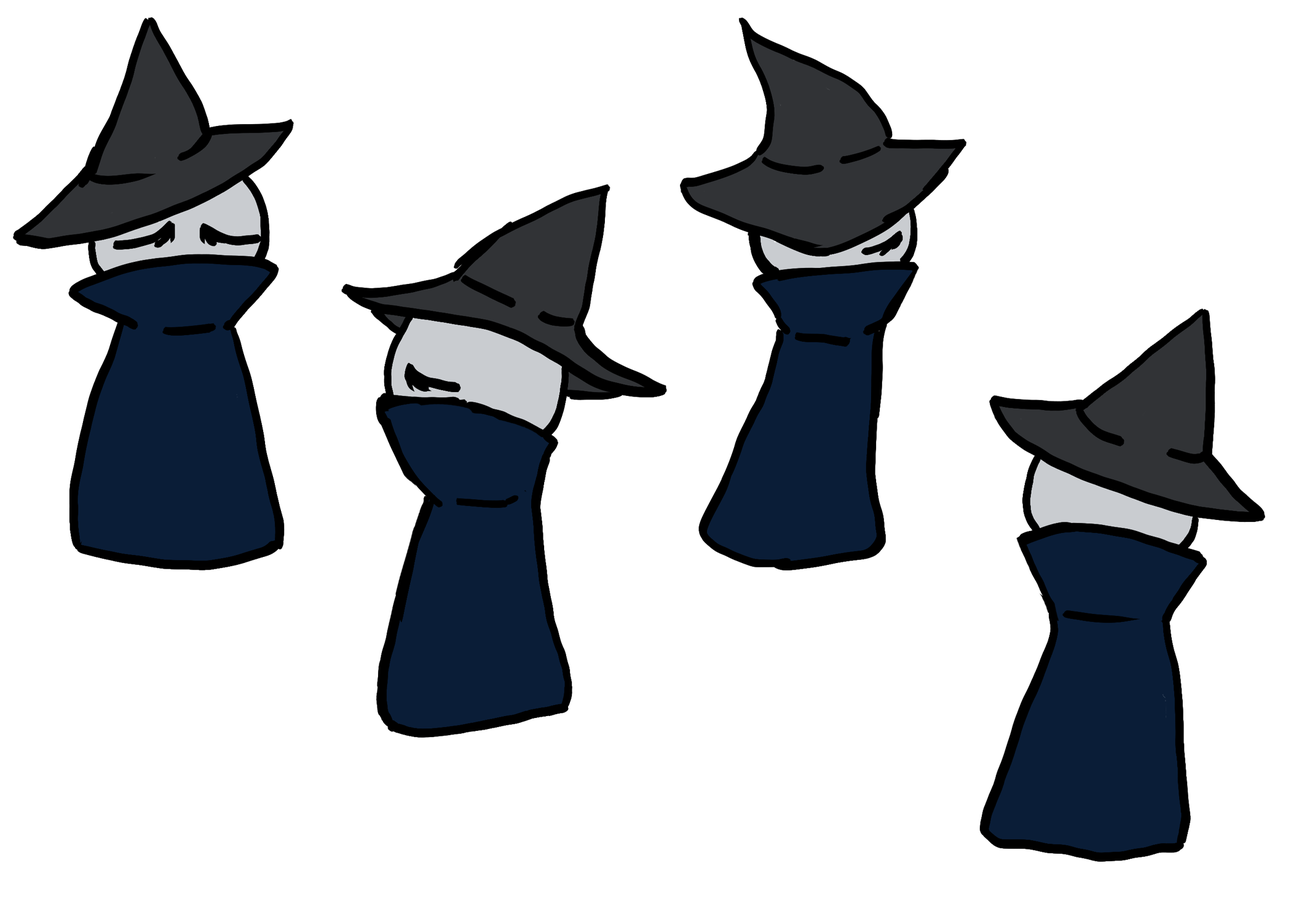
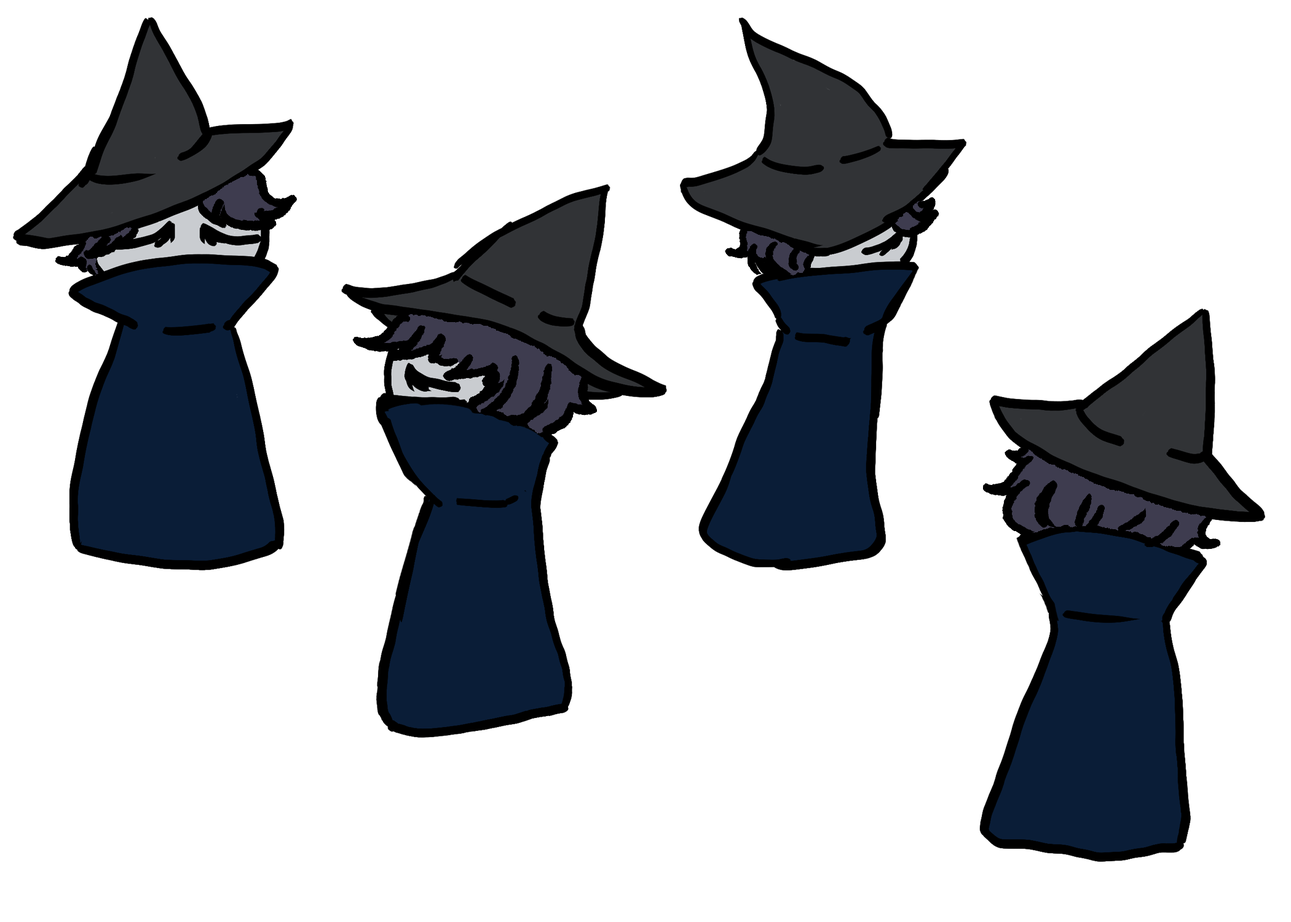
Layer changes from the first (1291, 922) image to the second:
added layer "Layer 13" above "Layer 14" over <box>55,169,1222,550</box>
added layer "Layer 14" above "Layer 9" over <box>70,170,1209,548</box>
painted on "Layer 9" over <box>878,330,884,354</box>
painted on "Layer 11" over <box>1162,694,1168,719</box>
